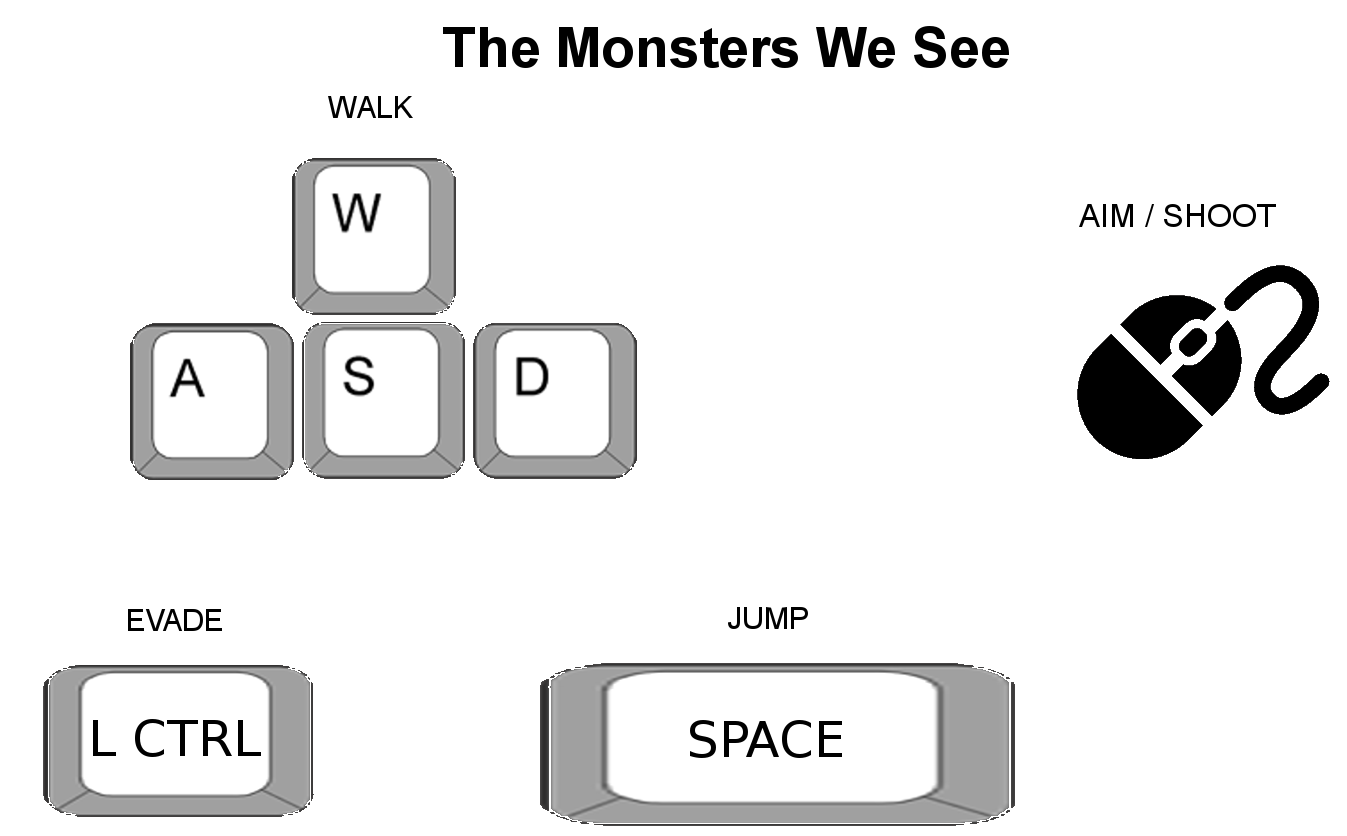
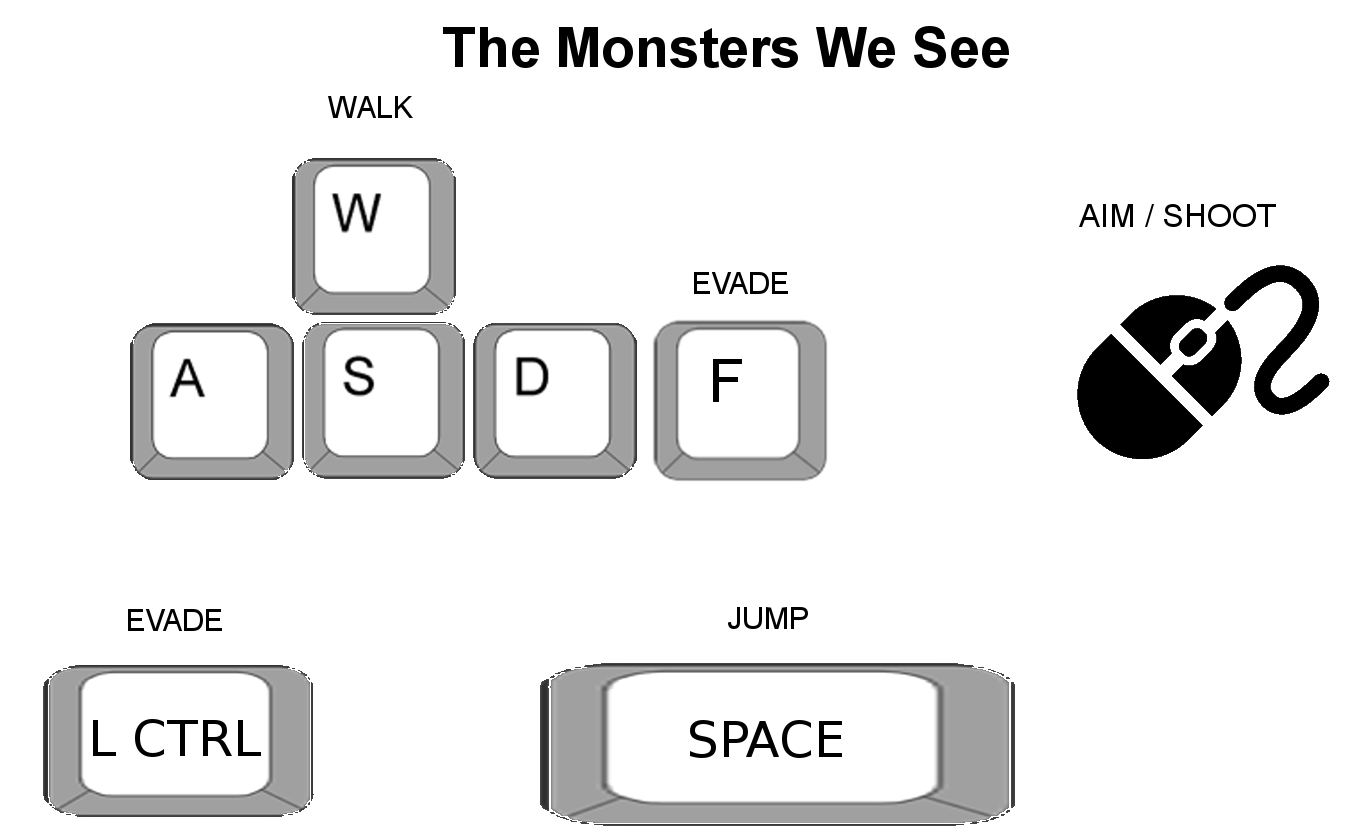
Layers edited between the first and the second 1347×836 image:
added layer "F" above "d" over [713, 359, 742, 402]
showed "Clipboard copy", painted on it over [652, 319, 828, 482]
added layer "EVADE #1" above "EVADE" over [694, 272, 788, 294]
